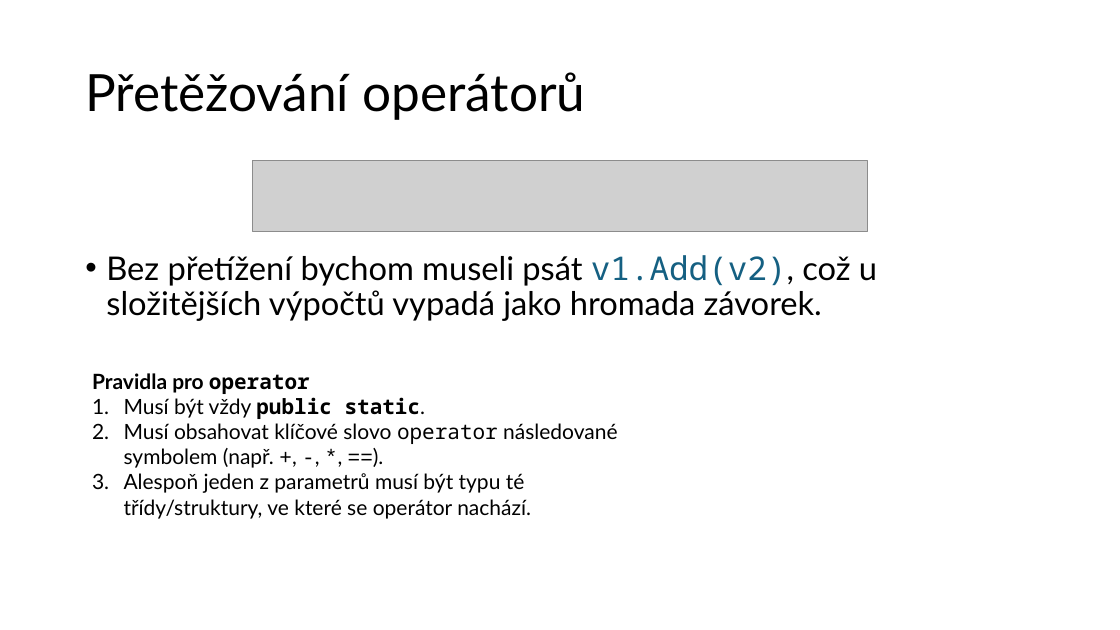
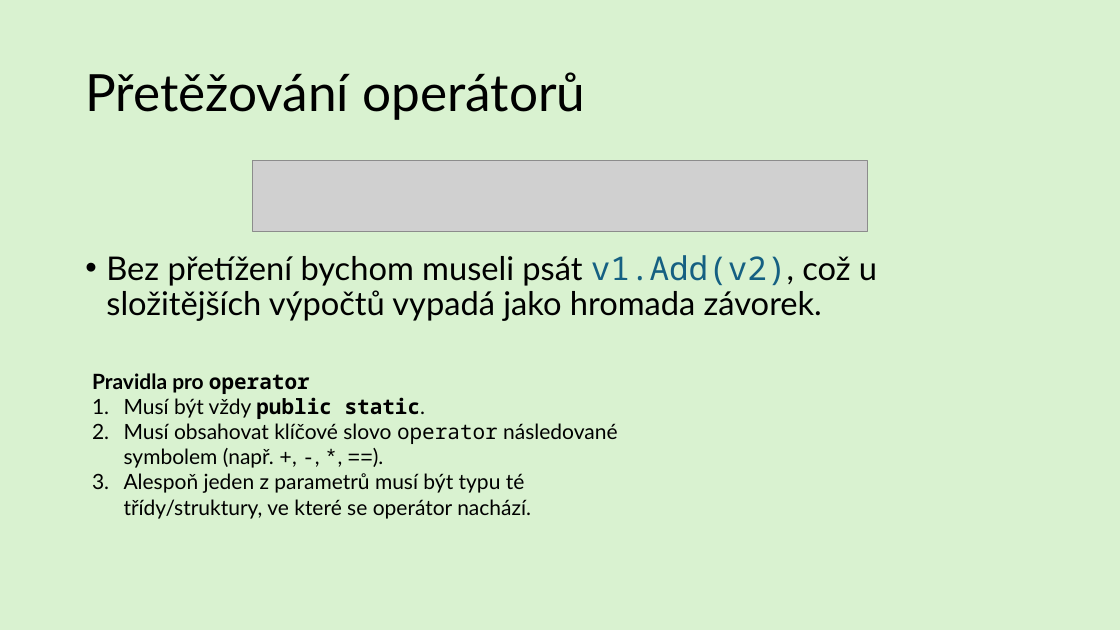
Before and after one commit to Trinithea/GitPrgSem2_25_26, a slide deck: slide 23 of 03_MATURITA/01_Jednoduche_a_slozene_typy/StandardniDatoveTypy.pptx (slide 22 before the commit). Drawn at 1120x630 pixels with LibreOffice and Linux fonts; fonts in the diff are those of the drawing; grey boxes stand for pictures. Boxes give left, top, right and bottom in pixels: in the first picture for what was removed or moved away, otherwise in the second. Text is boxed around its words. In the diff, an @@ line names an element or a change of style, - is before the commit and + after.

```diff
--- a/03_MATURITA/01_Jednoduche_a_slozene_typy/StandardniDatoveTypy.pptx
+++ b/03_MATURITA/01_Jednoduche_a_slozene_typy/StandardniDatoveTypy.pptx
@@ background #FFFFFF to #D9F2D0 @@
```
Also in this commit, not shown: 9 other slides changed, 1 slide added, 1 other file.
